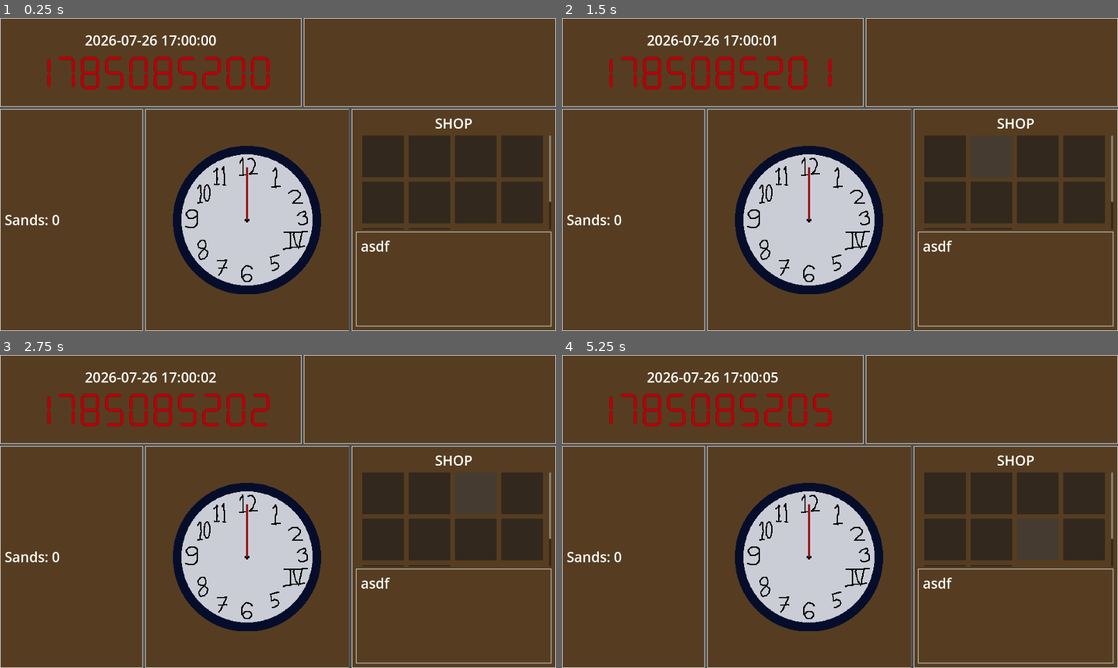
Above: before the commit, frames 1-4 (two rows, left to right).
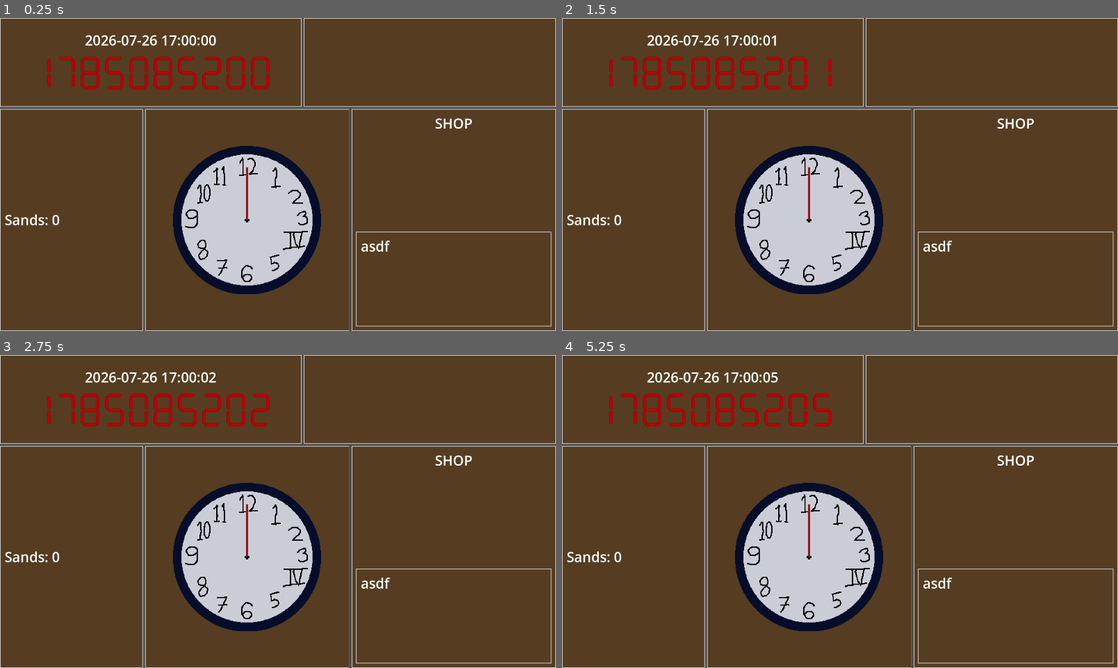
Above: after the commit, the same moments.

Repository: Aarfdark/gmtk-2026
Game: Godot game, scene res://main/main_hud.tscn
The game is run twice, just before and just after one commit, with the same random seed, the same clock (stepped at 60 frames per second) and the same inputs.
Inputs (mouse positions are in pixels of both pictures, inside the frame that each line leads up to):
- Up to frame 1 (0.25 s): no input
- Up to frame 2 (1.5 s): click (945, 155) at 0.52 s; click (990, 155) at 1.27 s
- Up to frame 3 (2.75 s): click (478, 492) at 2.02 s
- Up to frame 4 (5.25 s): click (1084, 492) at 2.77 s; click (945, 539) at 3.52 s; click (990, 539) at 4.27 s; click (1040, 539) at 5.02 s

The runs differ from the first frame. In frame 1, 8.1% of the frame differs, in the area x 65-100%, y 37-68%; in frame 2, 7.1%; in frame 3, 7.2%; in frame 4, 7.2%.

Commit message:
Upgrade Button Functions

Diff:
--- a/src/custom_resources/game_state.gd
+++ b/src/custom_resources/game_state.gd
@@ -31,10 +31,22 @@
 			return
 		sands = value
 		emit_changed()
-var ticks_per_second: float = 1.0
+var ticks_per_second: float = 1
 
 var _end_fired: bool = false
 
+@export var purchased_upgrades: Array[Upgrade] = []
+@export var active_effects: Array[UpgradeEffect] = []
+
+@export var seconds_per_revolution: int = 1
+
+func update_attributes() -> void:
+	var new_spr: int = 1
+	for effect: UpgradeEffect in active_effects:
+		match effect.type:
+			UpgradeEffect.Type.DIAL_MAG:
+				new_spr *= effect.upgrade_value
+	seconds_per_revolution = new_spr
 
 func get_datetime() -> String:
 	return Time.get_datetime_string_from_unix_time(seconds_remaining, true)
--- /dev/null
+++ b/src/main.tscn
@@ -0,0 +1,8 @@
+[gd_scene format=3 uid="uid://cv5tnp4g6i423"]
+
+[ext_resource type="PackedScene" uid="uid://b4h3630kxc0ft" path="res://clock/clock.tscn" id="1_ig7tw"]
+
+[node name="Main" type="Node2D" unique_id=966144880]
+
+[node name="Clock" parent="." unique_id=2103397852 instance=ExtResource("1_ig7tw")]
+position = Vector2(586, 371)
--- a/src/main/main_hud.gd
+++ b/src/main/main_hud.gd
@@ -14,9 +14,10 @@
 @onready var sands_label: Label = %SandsLabel
 @onready var time_label_iso: TimeLabel = %TimeLabelISO
 @onready var time_label_unix: TimeLabel = %TimeLabelUnix
+@onready var upgrade_button_grid: FlowContainer = %UpgradeButtonGrid
+@onready var UpgradeButtonScene = preload("uid://dl2qapeg023np")
 
 var _tick_progress: float = 0.0
-
 
 func _process(delta: float) -> void:
 	var time_diff: float = delta * game_state.ticks_per_second + _tick_progress
@@ -28,9 +29,16 @@
 	if not OS.is_debug_build():
 		return
 	if event.is_action_pressed("DEBUG_increment_sands"):
-		game_state.sands += 100
+		instantiate_button(load("res://upgrades/second_hand.tres"))
 	if event.is_action_pressed("DEBUG_decrement_sands"):
 		game_state.sands -= 100
+
+
+func instantiate_button(upgrade: Upgrade) -> void:
+	var new_upgrade_button: UpgradeButton = UpgradeButtonScene.instantiate() as UpgradeButton
+	new_upgrade_button.upgrade = upgrade
+	upgrade_button_grid.add_child(new_upgrade_button)
+	new_upgrade_button.pressed.connect(_on_upgrade_button_pressed.bind(upgrade))
 
 
 func _on_game_state_changed() -> void:
@@ -38,9 +46,15 @@
 
 
 func _on_upgrade_button_pressed(upgrade: Upgrade) -> void:
-	# TODO: implement
+	if game_state.sands < upgrade.cost:
+		return
+	game_state.sands -= upgrade.cost
+	game_state.purchased_upgrades.append(upgrade)
+	print(len(game_state.purchased_upgrades))
+	for upgrade_effect: UpgradeEffect in upgrade.effects:
+		game_state.active_effects.append(upgrade_effect)
+	game_state.update_attributes()
 	print("bought upgrade: %s" % upgrade.name)
 
-
 func _on_clock_revolution_completed() -> void:
-	game_state.seconds_remaining -= 1
+	game_state.seconds_remaining -= game_state.seconds_per_revolution
--- a/src/main/main_hud.tscn
+++ b/src/main/main_hud.tscn
@@ -5,8 +5,6 @@
 [ext_resource type="Script" uid="uid://dasvtrr3d66db" path="res://main/main_hud.gd" id="1_yxwbc"]
 [ext_resource type="Resource" uid="uid://dht8l04mab2ep" path="res://custom_resources/starting_game_state.tres" id="2_7shfy"]
 [ext_resource type="FontFile" uid="uid://bdn4y8dm5na4l" path="res://theming/DigitTech7-Regular.ttf" id="4_7shfy"]
-[ext_resource type="PackedScene" uid="uid://dl2qapeg023np" path="res://main/upgrade_button.tscn" id="6_twvga"]
-[ext_resource type="Resource" uid="uid://bgkanisipron4" path="res://upgrades/second_hand.tres" id="7_txp7a"]
 
 [sub_resource type="LabelSettings" id="LabelSettings_rqo1v"]
 font = ExtResource("4_7shfy")
@@ -122,6 +120,7 @@
 size_flags_vertical = 3
 
 [node name="UpgradeButtonGrid" type="FlowContainer" parent="VBoxContainer/HBoxContainer2/SHOP/VBoxContainer/ScrollContainer" unique_id=1815659806]
+unique_name_in_owner = true
 layout_mode = 2
 size_flags_horizontal = 3
 size_flags_vertical = 3
@@ -129,37 +128,6 @@
 theme_override_constants/v_separation = 16
 alignment = 1
 last_wrap_alignment = 1
-
-[node name="UpgradeButton" parent="VBoxContainer/HBoxContainer2/SHOP/VBoxContainer/ScrollContainer/UpgradeButtonGrid" unique_id=1212196077 instance=ExtResource("6_twvga")]
-layout_mode = 2
-upgrade = ExtResource("7_txp7a")
-
-[node name="UpgradeButton2" parent="VBoxContainer/HBoxContainer2/SHOP/VBoxContainer/ScrollContainer/UpgradeButtonGrid" unique_id=962168223 instance=ExtResource("6_twvga")]
-layout_mode = 2
-
-[node name="UpgradeButton3" parent="VBoxContainer/HBoxContainer2/SHOP/VBoxContainer/ScrollContainer/UpgradeButtonGrid" unique_id=290095481 instance=ExtResource("6_twvga")]
-layout_mode = 2
-
-[node name="UpgradeButton4" parent="VBoxContainer/HBoxContainer2/SHOP/VBoxContainer/ScrollContainer/UpgradeButtonGrid" unique_id=53358250 instance=ExtResource("6_twvga")]
-layout_mode = 2
-
-[node name="UpgradeButton5" parent="VBoxContainer/HBoxContainer2/SHOP/VBoxContainer/ScrollContainer/UpgradeButtonGrid" unique_id=1183263977 instance=ExtResource("6_twvga")]
-layout_mode = 2
-
-[node name="UpgradeButton6" parent="VBoxContainer/HBoxContainer2/SHOP/VBoxContainer/ScrollContainer/UpgradeButtonGrid" unique_id=2099481994 instance=ExtResource("6_twvga")]
-layout_mode = 2
-
-[node name="UpgradeButton7" parent="VBoxContainer/HBoxContainer2/SHOP/VBoxContainer/ScrollContainer/UpgradeButtonGrid" unique_id=480794502 instance=ExtResource("6_twvga")]
-layout_mode = 2
-
-[node name="UpgradeButton8" parent="VBoxContainer/HBoxContainer2/SHOP/VBoxContainer/ScrollContainer/UpgradeButtonGrid" unique_id=2123959345 instance=ExtResource("6_twvga")]
-layout_mode = 2
-
-[node name="UpgradeButton9" parent="VBoxContainer/HBoxContainer2/SHOP/VBoxContainer/ScrollContainer/UpgradeButtonGrid" unique_id=527737481 instance=ExtResource("6_twvga")]
-layout_mode = 2
-
-[node name="UpgradeButton10" parent="VBoxContainer/HBoxContainer2/SHOP/VBoxContainer/ScrollContainer/UpgradeButtonGrid" unique_id=709361704 instance=ExtResource("6_twvga")]
-layout_mode = 2
 
 [node name="PanelContainer" type="PanelContainer" parent="VBoxContainer/HBoxContainer2/SHOP/VBoxContainer" unique_id=1790065295]
 layout_mode = 2
--- a/src/upgrades/second_hand.tres
+++ b/src/upgrades/second_hand.tres
@@ -1,6 +1,13 @@
 [gd_resource type="Resource" script_class="Upgrade" format=3 uid="uid://bgkanisipron4"]
 
+[ext_resource type="Script" uid="uid://h0vhvgb8pted" path="res://upgrades/upgrade_effect.gd" id="1_fc8ok"]
 [ext_resource type="Script" uid="uid://bbgk8wwo3nx6f" path="res://upgrades/upgrade.gd" id="1_yyxb3"]
+
+[sub_resource type="Resource" id="Resource_evmrh"]
+script = ExtResource("1_fc8ok")
+type = 1
+upgrade_value = 60.0
+metadata/_custom_type_script = "uid://h0vhvgb8pted"
 
 [sub_resource type="Gradient" id="Gradient_yyxb3"]
 
@@ -9,8 +16,9 @@
 
 [resource]
 script = ExtResource("1_yyxb3")
-cost = 100
+cost = 10
 texture = SubResource("GradientTexture2D_fc8ok")
 name = "Second Hand"
 description = "Spin back 60x faster than before."
+effects = Array[ExtResource("1_fc8ok")]([SubResource("Resource_evmrh")])
 metadata/_custom_type_script = "uid://bbgk8wwo3nx6f"
--- a/src/upgrades/upgrade.gd
+++ b/src/upgrades/upgrade.gd
@@ -1,7 +1,9 @@
 class_name Upgrade
 extends Resource
+
 
 @export var cost: int
 @export var texture: Texture2D
 @export var name: String
 @export_multiline var description: String
+@export var effects: Array[UpgradeEffect]
--- /dev/null
+++ b/src/upgrades/upgrade_effect.gd
@@ -0,0 +1,6 @@
+class_name UpgradeEffect
+extends Resource
+
+enum Type { DIAL_RATE, DIAL_MAG, HAMPSTER_QUANTITY }
+@export var type: Type
+@export var upgrade_value: float
Not shown, added: src/upgrades/upgrade_effect.gd.uid
